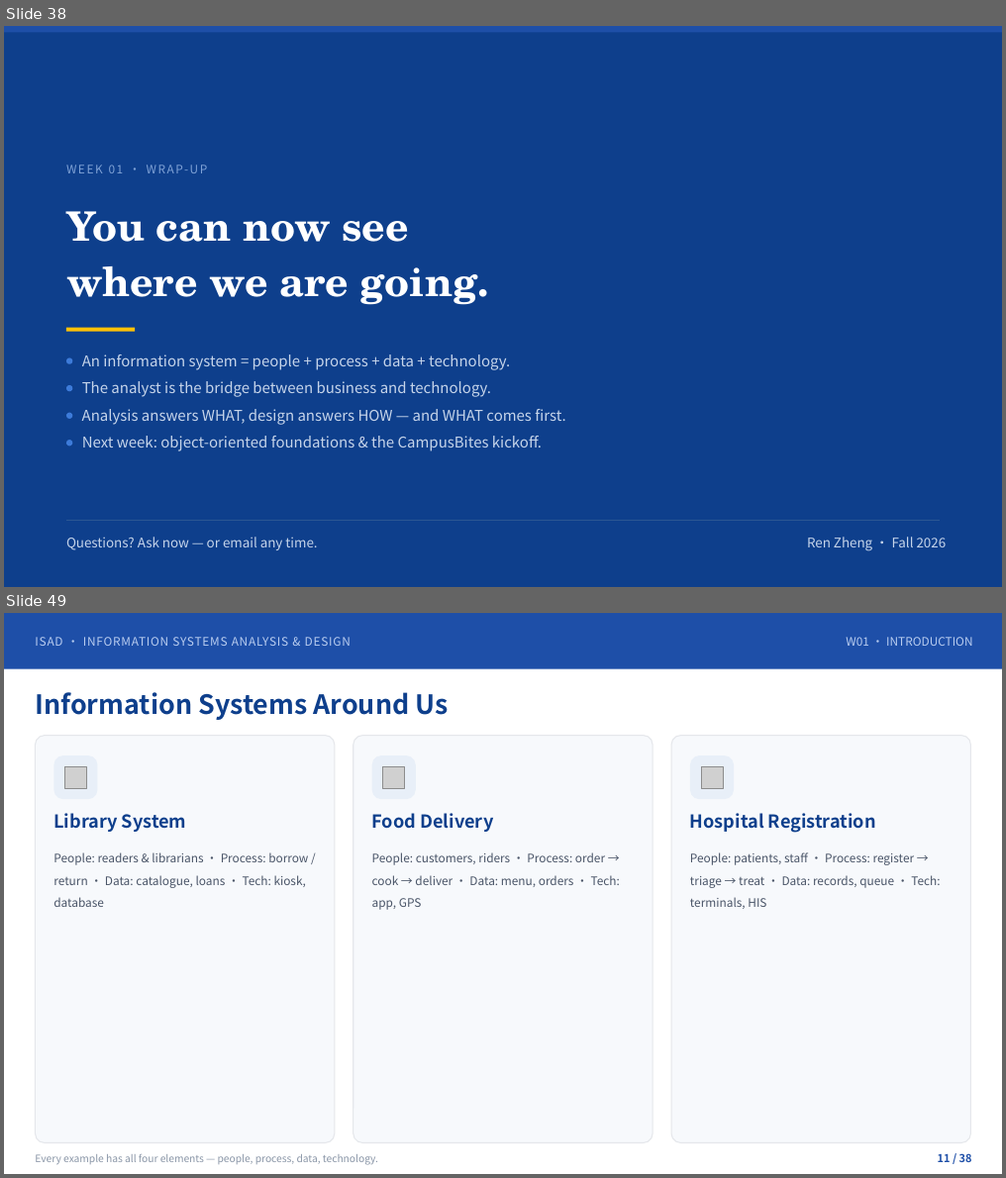
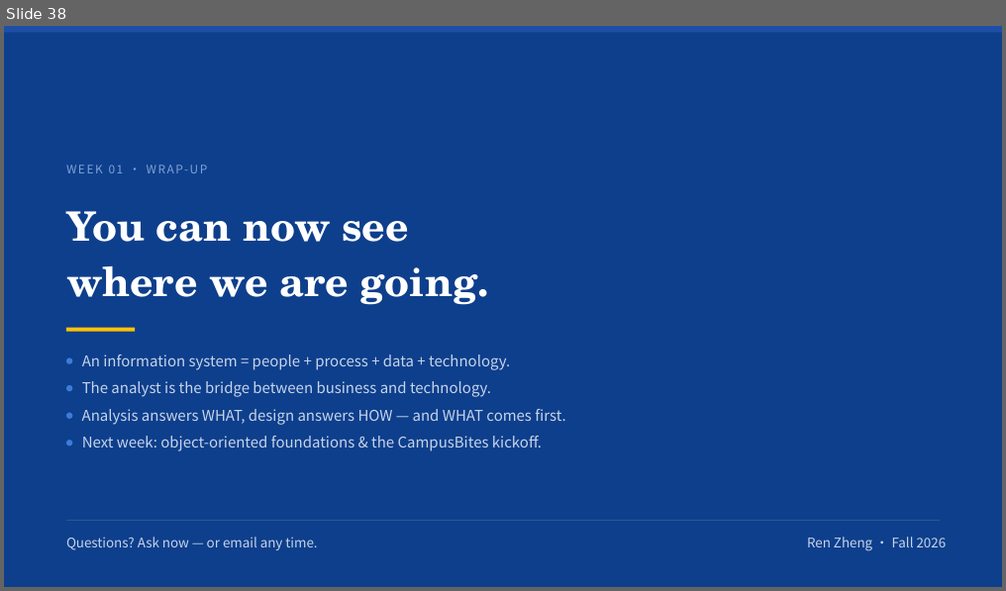
Before and after one commit to klausren/isad-course, a slide deck: 01-slides/W01-Introduction-Systems-Analysts-and-OOAD.pptx. Shown one above the other, each under a label of ours: slides 38 and 49 before the commit, slide 38 after it; the slides between them are not shown. The pictures are 1006x1178 and 1006x591 pixels, drawn with LibreOffice and Linux fonts; fonts in the diff are those of the drawing; grey boxes stand for pictures. Boxes give left, top, right and bottom in pixels: in the first picture for what was removed or moved away, otherwise in the second. Text is boxed around its words. In the diff, an @@ line names an element or a change of style, - is before the commit and + after.

```diff
--- a/01-slides/W01-Introduction-Systems-Analysts-and-OOAD.pptx
+++ b/01-slides/W01-Introduction-Systems-Analysts-and-OOAD.pptx
@@ slide 49 removed at (4, 613, 1002, 1174), background #FFFFFF @@
@@ rectangle removed at (4, 613, 1002, 669) @@
@@ text removed at (35, 637, 350, 646) @@
-ISAD · INFORMATION SYSTEMS ANALYSIS & DESIGN
@@ text removed at (846, 637, 972, 646) @@
-W01 · INTRODUCTION
@@ text removed at (35, 692, 449, 720) @@
-Information Systems Around Us
@@ rounded rectangle removed at (36, 736, 335, 1144) @@
@@ rounded rectangle removed at (54, 756, 98, 799) @@
@@ rounded rectangle removed at (353, 736, 653, 1144) @@
@@ rounded rectangle removed at (372, 756, 416, 799) @@
@@ rounded rectangle removed at (672, 736, 971, 1144) @@
@@ rounded rectangle removed at (690, 756, 734, 799) @@
@@ picture removed at (64, 766, 86, 788) @@
@@ picture removed at (383, 766, 405, 788) @@
@@ picture removed at (701, 766, 723, 788) @@
@@ text removed at (54, 813, 187, 832) @@
-Library System
@@ text removed at (372, 813, 493, 832) @@
-Food Delivery
@@ text removed at (690, 813, 876, 833) @@
-Hospital Registration
@@ text removed at (54, 853, 308, 907) @@
-People: readers & librarians · Process: borrow / return · Data: catalogue, loans · Tech: kiosk, database
@@ text removed at (372, 853, 620, 910) @@
-People: customers, riders · Process: order → cook → deliver · Data: menu, orders · Tech: app, GPS
@@ text removed at (690, 853, 940, 909) @@
-People: patients, staff · Process: register → triage → treat · Data: records, queue · Tech: terminals, HIS
@@ text removed at (35, 1155, 378, 1165) @@
-Every example has all four elements — people, process, data, technology.
@@ text removed at (938, 1154, 972, 1162) @@
-11 / 38
```
Also in this commit, not shown: 37 other slides removed, 17 other files.
